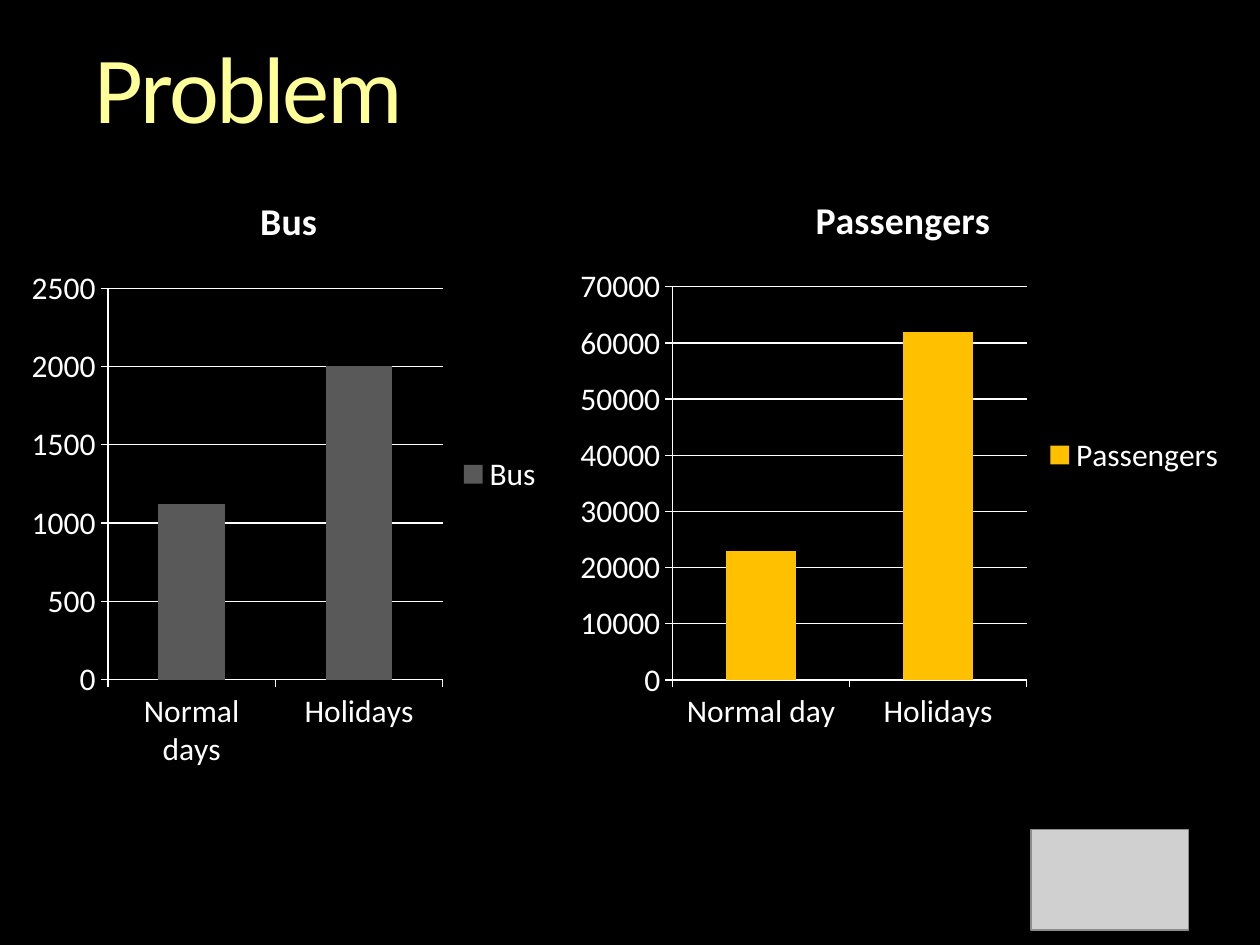
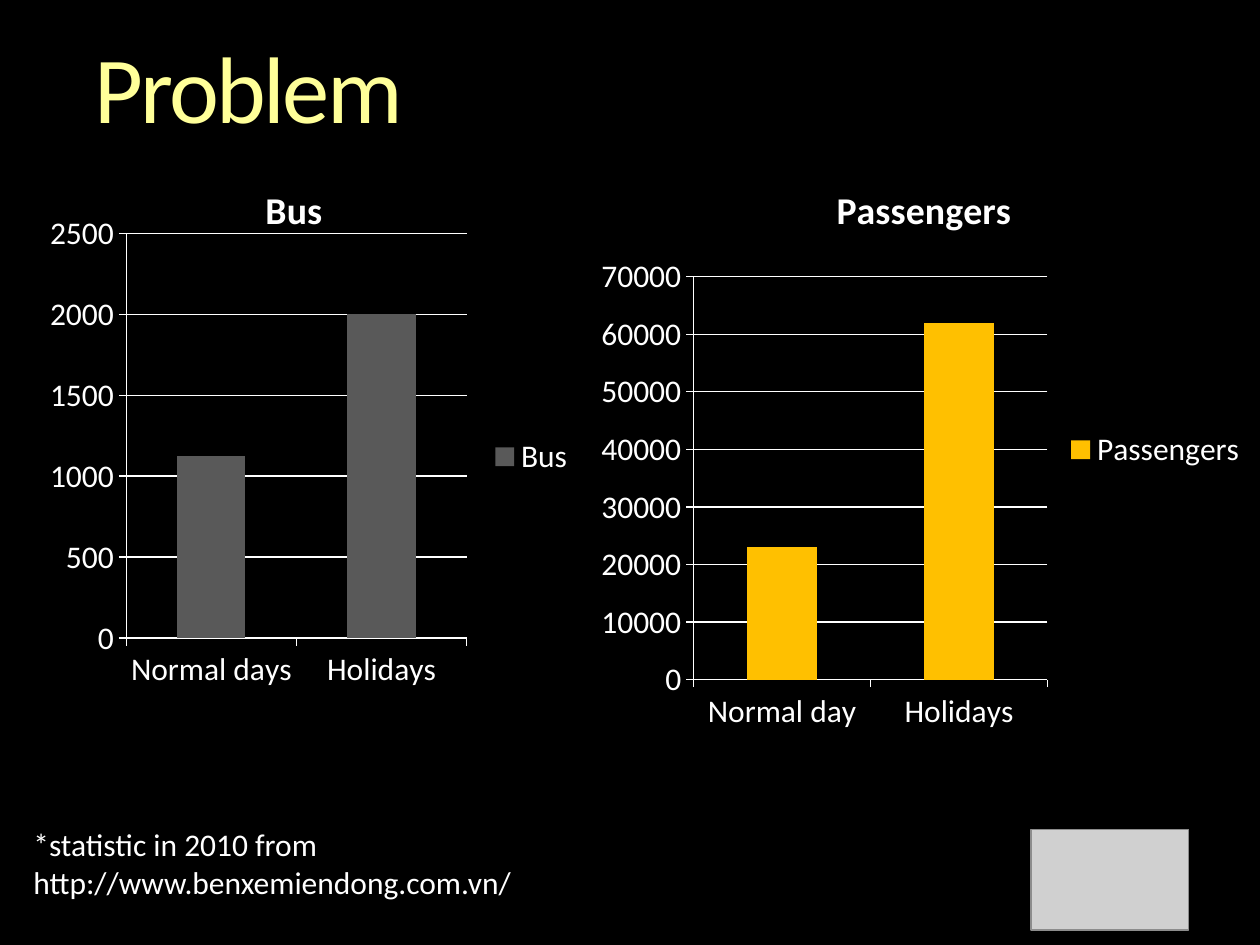
Before and after one commit to khalifandiaye/bus-reservation, a slide deck: slide 3 of WIP/User/Son/capstone.pptx (slide 5 before the commit). Drawn at 1260x945 pixels with LibreOffice and Linux fonts; fonts in the diff are those of the drawing; grey boxes stand for pictures; background and template pictures are left out. Boxes give left, top, right and bottom in pixels: in the first picture for what was removed or moved away, otherwise in the second. Text is boxed around its words. In the diff, an @@ line names an element or a change of style, - is before the commit and + after.

```diff
--- a/WIP/User/Son/capstone.pptx
+++ b/WIP/User/Son/capstone.pptx
@@ column chart at (0,158,588,756) @@
@@ category axis changed @@
@@ plot area changed @@
@@ column chart: place and size @@
-column chart at (21,168,557,780)
+column chart at (0,158,588,756)
@@ column chart at (588,158,1260,742) @@
@@ category axis changed @@
@@ column chart: place and size @@
-column chart at (567,168,1239,742)
+column chart at (588,158,1260,742)
@@ text added at (33,833,510,900), 18 pt, text #FFFFFF @@
+*statistic in 2010 from http://www.benxemiendong.com.vn/
```
Also in this commit, not shown: 3 other slides changed, 1 slide added, 1 slide removed.
